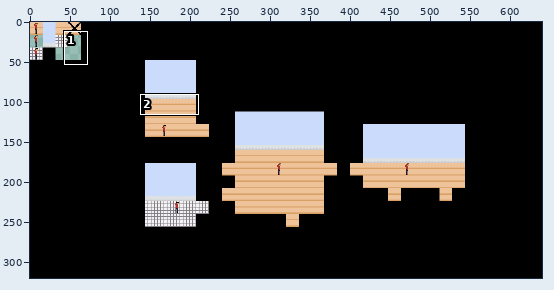
Two states of a pixel-art file, PadlockGamePractice/assets/images/aesprite-files/tilemap.aseprite. The first picture is a wide view before the edit; the outline marks the close-up.
Close-up. The starting point:
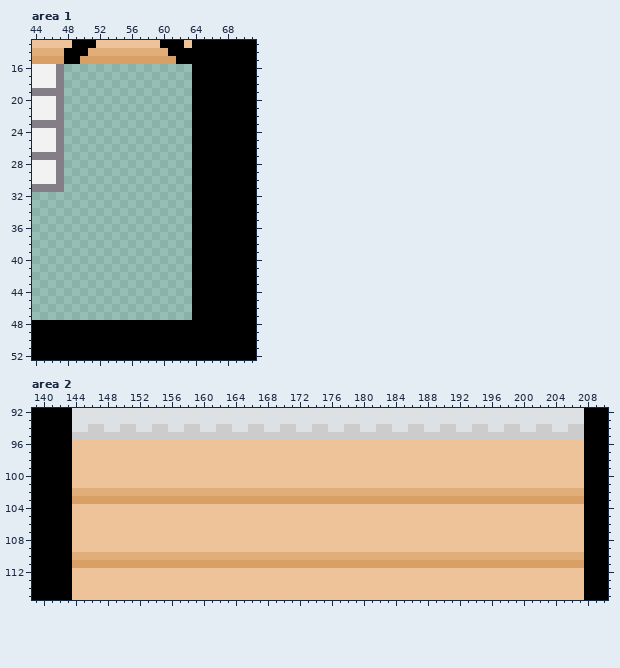
640x320 pixels, 1 frame. Colours within 5 levels of each other are drawn and written as one. Shown: area 1: x 44..71, y 13..52; area 2: x 139..210, y 92..115.
New version:
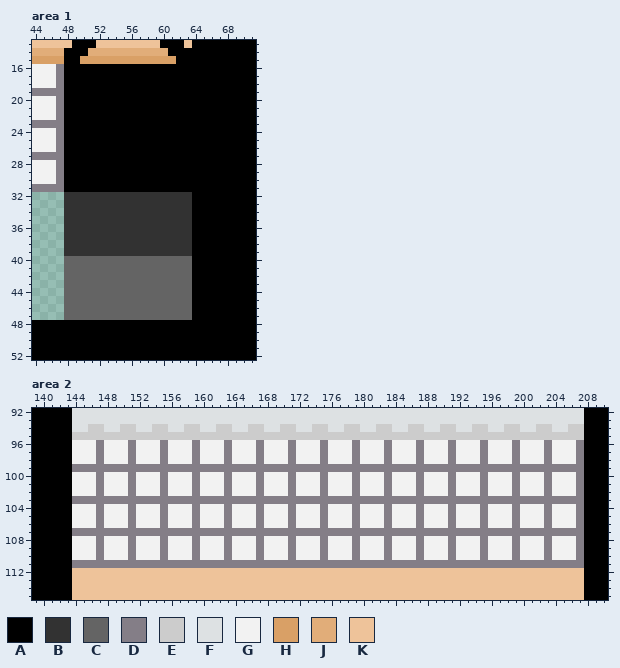
Palette (. is transparent): A #000000  B #323232  C #646464  D #847e87  E #cccccc  F #dde1e3  G #f2f2f2  H #d9a066  J #e1ad79  K #eec39a
From old to new:
Changed rows in their new state; - is an unchanged pixel.
Area 1, layer "concept":
first column x 48:
16 AAAAAAAAAAAAAAAA
17 AAAAAAAAAAAAAAAA
18 AAAAAAAAAAAAAAAA
19 AAAAAAAAAAAAAAAA
20 AAAAAAAAAAAAAAAA
21 AAAAAAAAAAAAAAAA
22 AAAAAAAAAAAAAAAA
23 AAAAAAAAAAAAAAAA
24 AAAAAAAAAAAAAAAA
25 AAAAAAAAAAAAAAAA
26 AAAAAAAAAAAAAAAA
27 AAAAAAAAAAAAAAAA
28 AAAAAAAAAAAAAAAA
29 AAAAAAAAAAAAAAAA
30 AAAAAAAAAAAAAAAA
31 AAAAAAAAAAAAAAAA
32 BBBBBBBBBBBBBBBB
33 BBBBBBBBBBBBBBBB
34 BBBBBBBBBBBBBBBB
35 BBBBBBBBBBBBBBBB
36 BBBBBBBBBBBBBBBB
37 BBBBBBBBBBBBBBBB
38 BBBBBBBBBBBBBBBB
39 BBBBBBBBBBBBBBBB
40 CCCCCCCCCCCCCCCC
41 CCCCCCCCCCCCCCCC
42 CCCCCCCCCCCCCCCC
43 CCCCCCCCCCCCCCCC
44 CCCCCCCCCCCCCCCC
45 CCCCCCCCCCCCCCCC
46 CCCCCCCCCCCCCCCC
47 CCCCCCCCCCCCCCCC
Area 2, layer "concept":
first column x 144:
 96 GGGDGGGDGGGDGGGDGGGDGGGDGGGDGGGDGGGDGGGDGGGDGGGDGGGDGGGDGGGDGGGD
 97 GGGDGGGDGGGDGGGDGGGDGGGDGGGDGGGDGGGDGGGDGGGDGGGDGGGDGGGDGGGDGGGD
 98 GGGDGGGDGGGDGGGDGGGDGGGDGGGDGGGDGGGDGGGDGGGDGGGDGGGDGGGDGGGDGGGD
 99 DDDDDDDDDDDDDDDDDDDDDDDDDDDDDDDDDDDDDDDDDDDDDDDDDDDDDDDDDDDDDDDD
100 GGGDGGGDGGGDGGGDGGGDGGGDGGGDGGGDGGGDGGGDGGGDGGGDGGGDGGGDGGGDGGGD
101 GGGDGGGDGGGDGGGDGGGDGGGDGGGDGGGDGGGDGGGDGGGDGGGDGGGDGGGDGGGDGGGD
102 GGGDGGGDGGGDGGGDGGGDGGGDGGGDGGGDGGGDGGGDGGGDGGGDGGGDGGGDGGGDGGGD
103 DDDDDDDDDDDDDDDDDDDDDDDDDDDDDDDDDDDDDDDDDDDDDDDDDDDDDDDDDDDDDDDD
104 GGGDGGGDGGGDGGGDGGGDGGGDGGGDGGGDGGGDGGGDGGGDGGGDGGGDGGGDGGGDGGGD
105 GGGDGGGDGGGDGGGDGGGDGGGDGGGDGGGDGGGDGGGDGGGDGGGDGGGDGGGDGGGDGGGD
106 GGGDGGGDGGGDGGGDGGGDGGGDGGGDGGGDGGGDGGGDGGGDGGGDGGGDGGGDGGGDGGGD
107 DDDDDDDDDDDDDDDDDDDDDDDDDDDDDDDDDDDDDDDDDDDDDDDDDDDDDDDDDDDDDDDD
108 GGGDGGGDGGGDGGGDGGGDGGGDGGGDGGGDGGGDGGGDGGGDGGGDGGGDGGGDGGGDGGGD
109 GGGDGGGDGGGDGGGDGGGDGGGDGGGDGGGDGGGDGGGDGGGDGGGDGGGDGGGDGGGDGGGD
110 GGGDGGGDGGGDGGGDGGGDGGGDGGGDGGGDGGGDGGGDGGGDGGGDGGGDGGGDGGGDGGGD
111 DDDDDDDDDDDDDDDDDDDDDDDDDDDDDDDDDDDDDDDDDDDDDDDDDDDDDDDDDDDDDDDD
Changed places in both close-ups, as pixel boxes (x1, y1, x2, y2):
added: (64, 64, 192, 320)
changed: (72, 440, 584, 568)
